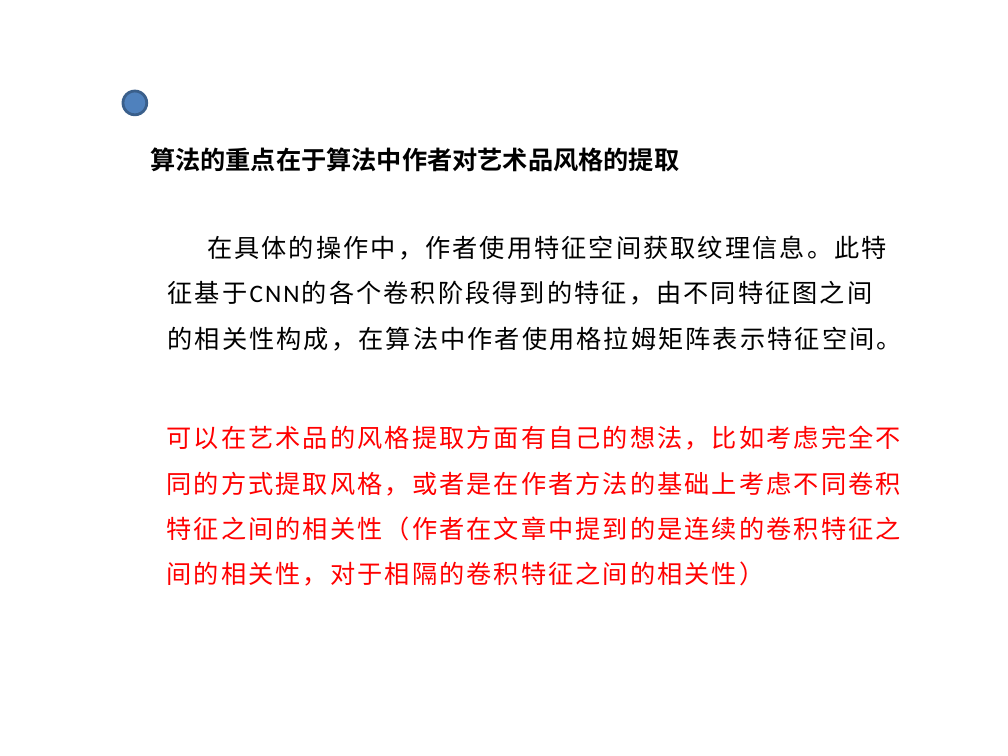
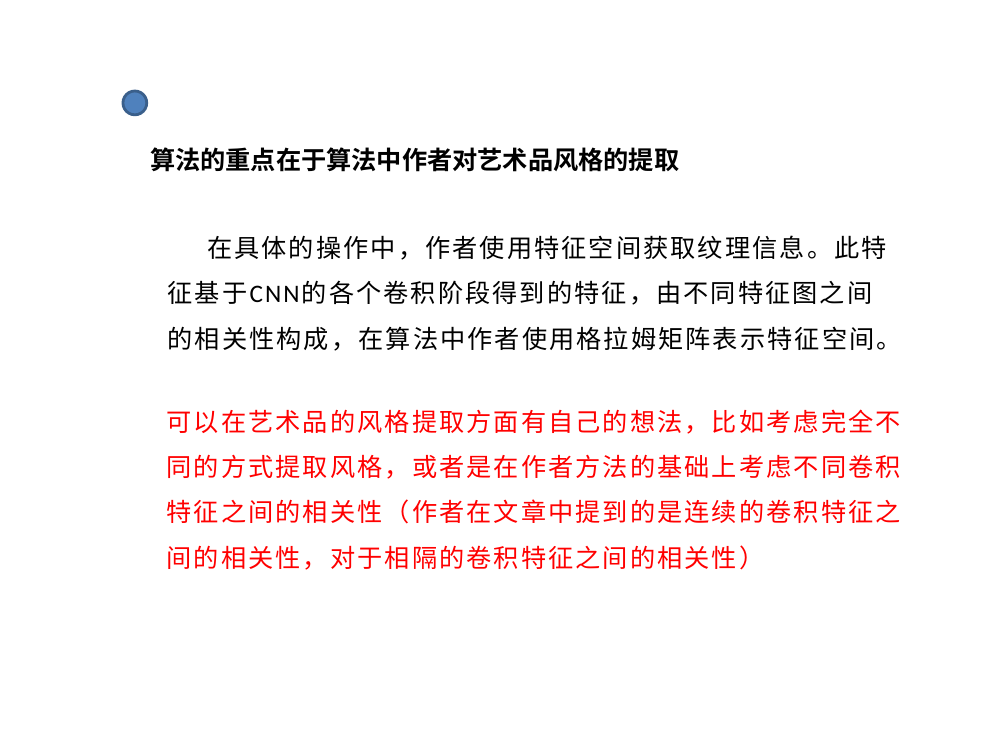
Before and after one commit to xionglong58/github, a slide deck: slide 3 of demo.pptx. Drawn at 1008x756 pixels with LibreOffice and Linux fonts; fonts in the diff are those of the drawing. Boxes give left, top, right and bottom in pixels: in the first picture for what was removed or moved away, otherwise in the second. Text is boxed around its words. In the diff, an @@ line names an element or a change of style, - is before the commit and + after.

Commit message:
2-2-1

```diff
--- a/demo.pptx
+++ b/demo.pptx
@@ text "可以在艺术品的风格提取方面有自己的想法，比如考虑完全不": place and size @@
-text "可以在艺术品的风格提取方面有自己的想法，比如考虑完全不" at [167,425,901,586]
+text "可以在艺术品的风格提取方面有自己的想法，比如考虑完全不" at [167,409,901,570]
```
